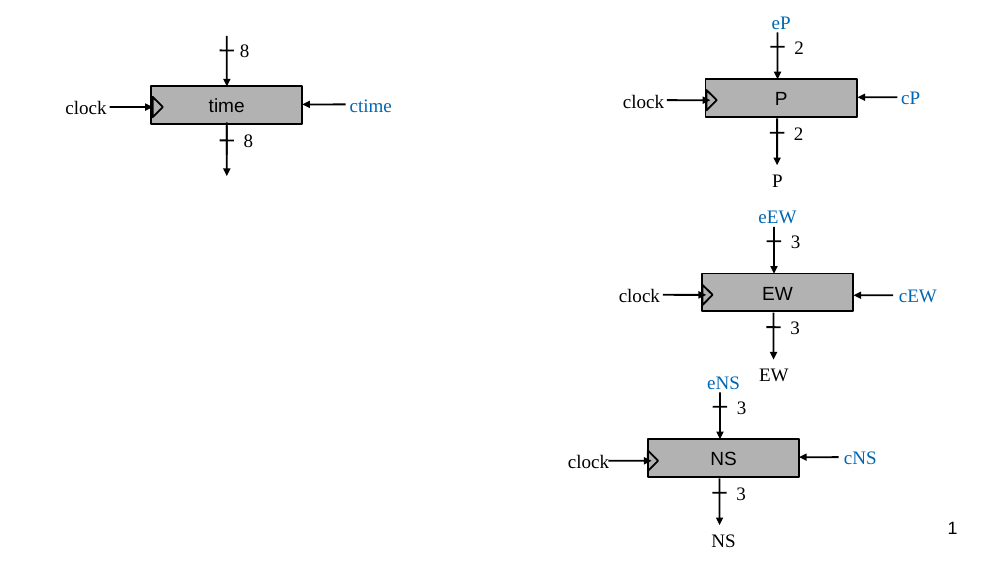
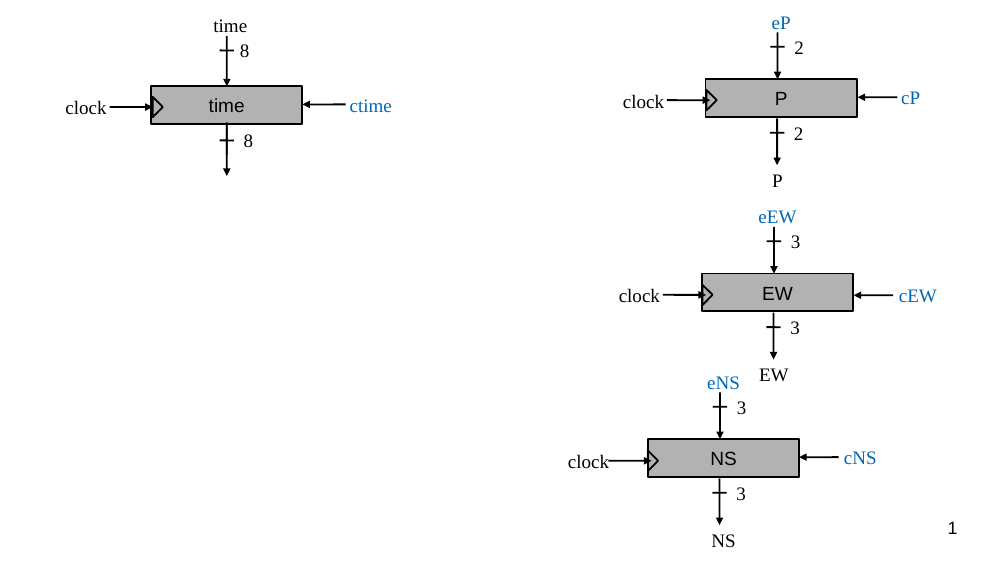
Before and after one commit to MatheusSchaly/--Old--INE5406-Sistemas-Digitais, a slide deck: slide 1 of Projeto_Semafaro/imagens/componentes/registradores/registradores.odp. Drawn at 1008x567 pixels with LibreOffice and Linux fonts; fonts in the diff are those of the drawing; background and template pictures are left out. Boxes give left, top, right and bottom in pixels: in the first picture for what was removed or moved away, otherwise in the second. Text is boxed around its words. In the diff, an @@ line names an element or a change of style, - is before the commit and + after.

Commit message:
terminado esboco aprimorado e modificado registrador_time

```diff
--- a/Projeto_Semafaro/imagens/componentes/registradores/registradores.odp
+++ b/Projeto_Semafaro/imagens/componentes/registradores/registradores.odp
@@ text added at (213,19,247,37), 15 pt, text #000000 @@
+time
```
Also in this commit, not shown: 1 other file.
